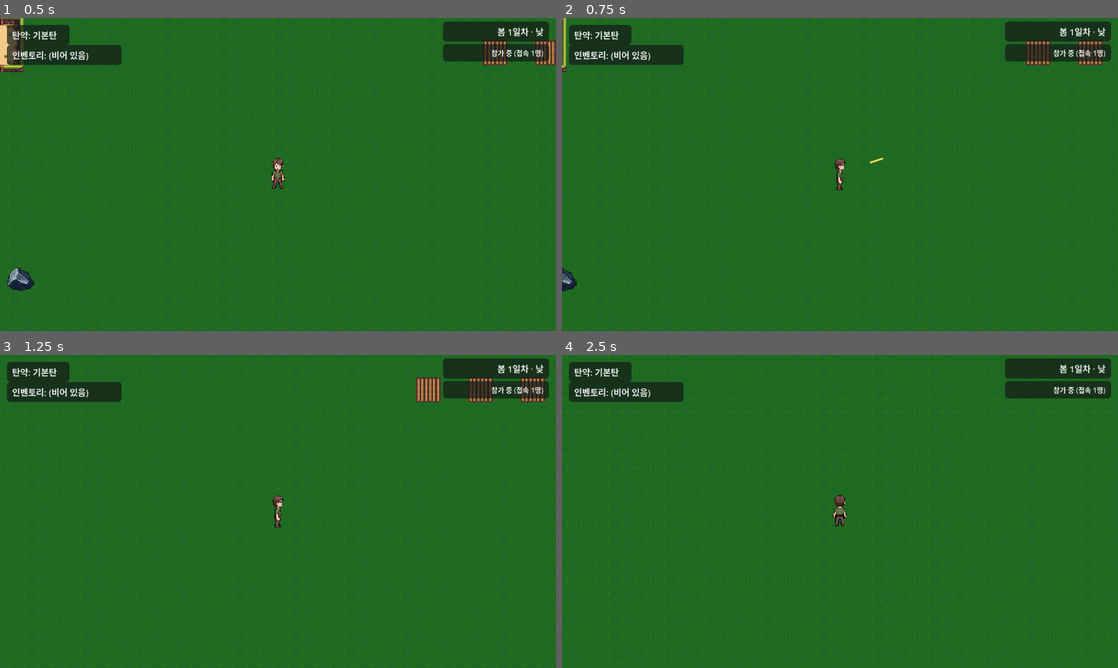
Above: before the commit, frames 1-4 (two rows, left to right).
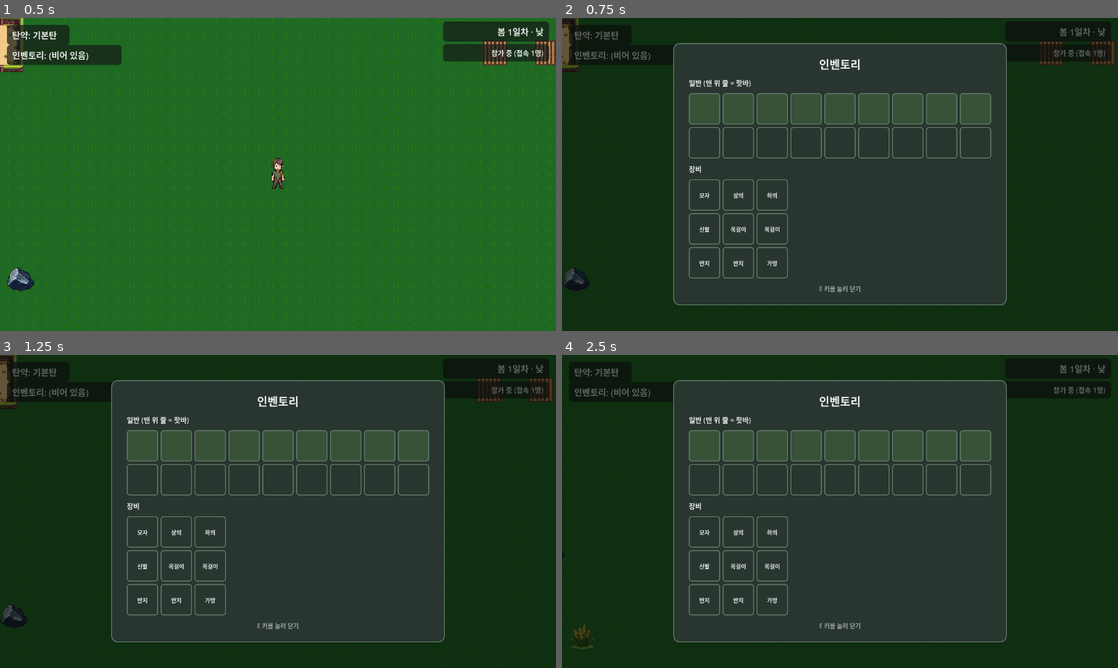
Above: after the commit, the same moments.

Repository: kimtuna/life_game
Game: Godot game, scene res://scenes/world/world.tscn
Two runs of this game, one before a commit and one after it. Both use one fixed random seed, a clock stepped at 60 frames per second and the inputs below. This scene is started directly instead of the project's main scene.
Inputs (mouse positions are in pixels of both pictures, inside the frame that each line leads up to):
- Up to frame 1 (0.5 s): no input
- Up to frame 2 (0.75 s): tap Enter at 0.5 s; move the mouse to (962, 158) at 0.52 s; hold D from 0.53 s (still down); tap E at 0.6 s; click (962, 158) at 0.67 s
- Up to frame 3 (1.25 s): keep holding D
- Up to frame 4 (2.5 s): move the mouse to (728, 527) at 1.27 s; release D at 1.28 s; hold S 1.28-2.03 s; tap E at 1.35, 2.3 s; click (728, 527) at 1.42 s; move the mouse to (895, 442) at 2.02 s; hold D from 2.03 s (still down); tap F at 2.1 s; click (895, 442) at 2.17 s

Frame 1 is identical in both runs. In frame 2, 99% of the frame differs, in the area x 0-100%, y 0-100%; in frame 3, 99%; in frame 4, 99%.

Commit message:
[INBOX #21] 인벤토리를 슬롯 기반(일반 18칸+장비 9칸)으로 전환하고 E키 인벤토리 창 추가
InventoryData를 아이템별 개수 딕셔너리에서 슬롯 배열 구조로 바꿨다. 일반 슬롯
18칸(앞 9칸이 핫바 겸용) + 장비 슬롯 9칸(모자/상의/하의/신발/목걸이2/반지2/가방)이며,
기존 저장 파일(옛 딕셔너리 형식)은 자동 마이그레이션된다. world.tscn/world.gd에
E키로 열고 닫는 인벤토리 창(그리드 UI)을 추가했다.

## 스스로 판단해서 고친 부분
없음.

## 지시받지 않았지만 추가한 개선
없음 (직전 세션이 이미 만들어 놓고 커밋하지 못한 코드를 검증만 다시 하고 그대로
커밋했다 — 바퀴 4/15와 동일한 상황).

## 어려움 / 에러와 해결
- 세션 시작 시점에 이미 inventory_data.gd/world.gd/world.tscn 변경분과 검증용
  임시 스크립트(_tmp_verify21.gd)가 미커밋 상태로 남아 있었다. 코드를 처음부터
  다시 만들지 않고, 실제로 Godot을 실행해 월드 씬을 띄운 뒤 인벤토리에 아이템을
  채우고(핫바 스택 오버플로우 케이스 포함) E키로 인벤토리 창을 연 스크린샷을 찍어
  직접 눈으로 확인했다 — 기존 일시정지 메뉴와 같은 스타일(StyleBoxFlat, 테마)을
  재사용해 통일감이 있고, 핫바 9칸이 배경색으로 구분되고, 99개 초과 스택이 새
  슬롯으로 잘 이어지는 것을 확인해 합격 기준을 통과한다고 판단했다. 검증에 쓴
  임시 스크립트와 스크린샷 PNG는 커밋 전 삭제했다. project.godot의
  `aspect="keep"` 누락은 이번 항목과 무관한 기존 이슈(STATUS.md "막힌 것/보류"
  참고)라 이번에도 스테이징하지 않았다.

Diff:
--- a/game/scenes/world/world.gd
+++ b/game/scenes/world/world.gd
@@ -66,10 +66,19 @@
 @onready var net_label: Label = $UI/HUD/NetPanel/NetLabel
 @onready var day_night_modulate: CanvasModulate = $DayNightModulate
 @onready var rain_overlay: ColorRect = $UI/RainOverlay
+@onready var inventory_window: Control = $UI/InventoryWindow
+@onready var general_grid: GridContainer = $UI/InventoryWindow/CenterContainer/Panel/VBoxContainer/GeneralGrid
+@onready var equipment_grid: GridContainer = $UI/InventoryWindow/CenterContainer/Panel/VBoxContainer/EquipmentGrid
+
+## 장비 슬롯 부위 표시 이름 (InventoryData.EQUIPMENT_SLOT_TYPES와 같은 순서).
+const EQUIPMENT_LABELS := ["모자", "상의", "하의", "신발", "목걸이", "목걸이", "반지", "반지", "가방"]
 
 var _variant: String = "green"
 var _facing: String = "south"
 var _paused: bool = false
+var _inventory_open: bool = false
+var _general_slot_labels: Array = []
+var _equipment_slot_labels: Array = []
 var _ammo_type: String = "normal"
 var _fire_cooldown: float = 0.0
 var _recoil: float = 0.0
@@ -90,7 +99,9 @@
 	_spawn_resource_points()
 	_spawn_farm_plots()
 	_spawn_ranch_zone()
+	_build_inventory_slots()
 	InventoryData.changed.connect(_update_inventory_label)
+	InventoryData.changed.connect(_refresh_inventory_window)
 	_update_inventory_label()
 	TimeData.phase_changed.connect(_on_time_phase_changed)
 	TimeData.day_changed.connect(_on_time_day_changed)
@@ -108,15 +119,21 @@
 
 func _unhandled_input(event: InputEvent) -> void:
 	if event is InputEventKey and event.pressed and not event.echo and event.keycode == KEY_ESCAPE:
-		_set_paused(not _paused)
-	elif event is InputEventMouseButton and event.pressed and not _paused \
+		if _inventory_open:
+			_set_inventory_open(false)
+		else:
+			_set_paused(not _paused)
+	elif event is InputEventKey and event.pressed and not event.echo and event.keycode == KEY_E \
+			and not _paused:
+		_set_inventory_open(not _inventory_open)
+	elif event is InputEventMouseButton and event.pressed and not _paused and not _inventory_open \
 			and event.button_index == MOUSE_BUTTON_RIGHT:
 		_ammo_type = "tranq" if _ammo_type == "normal" else "normal"
 		_update_ammo_label()
 
 
 func _physics_process(delta: float) -> void:
-	if _paused:
+	if _paused or _inventory_open:
 		return
 
 	var input_dir := Vector2.ZERO
@@ -255,6 +272,81 @@
 	add_child(zone)
 
 
+## 인벤토리 창의 일반 18칸 + 장비 9칸 슬롯 셀을 한 번만 만들어둔다 (INBOX #21).
+## 슬롯 배경색으로 핫바(맨 위 9칸)와 일반 슬롯을 구분한다.
+func _build_inventory_slots() -> void:
+	var hotbar_style := _make_slot_style(Color(0.22, 0.32, 0.22, 1))
+	var normal_style := _make_slot_style(Color(0.157, 0.212, 0.184, 1))
+	for i in range(InventoryData.GENERAL_SLOT_COUNT):
+		var style := hotbar_style if i < InventoryData.HOTBAR_SIZE else normal_style
+		var cell := _make_slot_cell(style)
+		general_grid.add_child(cell)
+		_general_slot_labels.append(cell.get_node("Label"))
+	for i in range(InventoryData.EQUIPMENT_SLOT_TYPES.size()):
+		var cell := _make_slot_cell(normal_style)
+		equipment_grid.add_child(cell)
+		_equipment_slot_labels.append(cell.get_node("Label"))
+
+
+func _make_slot_style(bg: Color) -> StyleBoxFlat:
+	var style := StyleBoxFlat.new()
+	style.bg_color = bg
+	style.border_width_left = 2
+	style.border_width_top = 2
+	style.border_width_right = 2
+	style.border_width_bottom = 2
+	style.border_color = Color(0.4, 0.49, 0.44, 1)
+	style.corner_radius_top_left = 6
+	style.corner_radius_top_right = 6
+	style.corner_radius_bottom_right = 6
+	style.corner_radius_bottom_left = 6
+	return style
+
+
+func _make_slot_cell(style: StyleBoxFlat) -> PanelContainer:
+	var cell := PanelContainer.new()
+	cell.custom_minimum_size = Vector2(72, 72)
+	cell.add_theme_stylebox_override("panel", style)
+	var label := Label.new()
+	label.name = "Label"
+	label.horizontal_alignment = HORIZONTAL_ALIGNMENT_CENTER
+	label.vertical_alignment = VERTICAL_ALIGNMENT_CENTER
+	label.add_theme_font_size_override("font_size", 13)
+	cell.add_child(label)
+	return cell
+
+
+func _set_inventory_open(value: bool) -> void:
+	_inventory_open = value
+	inventory_window.visible = value
+	if value:
+		_refresh_inventory_window()
+
+
+## 일반 슬롯은 담긴 아이템 이름/개수를, 장비 슬롯은 부위 이름(비었을 때) 또는
+## 부위+아이템 이름(찼을 때)을 보여준다.
+func _refresh_inventory_window() -> void:
+	var general_slots := InventoryData.get_general_slots()
+	for i in range(general_slots.size()):
+		var slot = general_slots[i]
+		var label: Label = _general_slot_labels[i]
+		if slot == null:
+			label.text = ""
+		else:
+			var display: String = ITEM_LABELS.get(slot["item"], slot["item"])
+			label.text = "%s\nx%d" % [display, slot["count"]]
+	var equipment_slots := InventoryData.get_equipment_slots()
+	for i in range(equipment_slots.size()):
+		var slot = equipment_slots[i]
+		var label: Label = _equipment_slot_labels[i]
+		var part_name: String = EQUIPMENT_LABELS[i]
+		if slot == null:
+			label.text = part_name
+		else:
+			var display: String = ITEM_LABELS.get(slot["item"], slot["item"])
+			label.text = "%s\n%s" % [part_name, display]
+
+
 func _update_inventory_label() -> void:
 	var counts := InventoryData.all_counts()
 	if counts.is_empty():
--- a/game/scenes/world/world.tscn
+++ b/game/scenes/world/world.tscn
@@ -146,6 +146,80 @@
 mouse_filter = 2
 color = Color(0.4, 0.5, 0.7, 0.22)
 
+[node name="InventoryWindow" type="Control" parent="UI"]
+visible = false
+layout_mode = 3
+anchors_preset = 15
+anchor_right = 1.0
+anchor_bottom = 1.0
+grow_horizontal = 2
+grow_vertical = 2
+theme = ExtResource("2_theme")
+mouse_filter = 1
+
+[node name="Dim" type="ColorRect" parent="UI/InventoryWindow"]
+layout_mode = 1
+anchors_preset = 15
+anchor_right = 1.0
+anchor_bottom = 1.0
+grow_horizontal = 2
+grow_vertical = 2
+color = Color(0.02, 0.03, 0.02, 0.6)
+
+[node name="CenterContainer" type="CenterContainer" parent="UI/InventoryWindow"]
+layout_mode = 1
+anchors_preset = 15
+anchor_right = 1.0
+anchor_bottom = 1.0
+grow_horizontal = 2
+grow_vertical = 2
+
+[node name="Panel" type="PanelContainer" parent="UI/InventoryWindow/CenterContainer"]
+layout_mode = 2
+theme_override_styles/panel = SubResource("StyleBoxFlat_pause_panel")
+
+[node name="VBoxContainer" type="VBoxContainer" parent="UI/InventoryWindow/CenterContainer/Panel"]
+layout_mode = 2
+theme_override_constants/separation = 12
+alignment = 1
+
+[node name="Title" type="Label" parent="UI/InventoryWindow/CenterContainer/Panel/VBoxContainer"]
+layout_mode = 2
+size_flags_horizontal = 4
+theme_override_font_sizes/font_size = 26
+text = "인벤토리"
+horizontal_alignment = 1
+
+[node name="GeneralLabel" type="Label" parent="UI/InventoryWindow/CenterContainer/Panel/VBoxContainer"]
+layout_mode = 2
+theme_override_font_sizes/font_size = 16
+text = "일반 (맨 위 줄 = 핫바)"
+
+[node name="GeneralGrid" type="GridContainer" parent="UI/InventoryWindow/CenterContainer/Panel/VBoxContainer"]
+layout_mode = 2
+columns = 9
+theme_override_constants/h_separation = 6
+theme_override_constants/v_separation = 6
+
+[node name="EquipmentLabel" type="Label" parent="UI/InventoryWindow/CenterContainer/Panel/VBoxContainer"]
+layout_mode = 2
+theme_override_font_sizes/font_size = 16
+text = "장비"
+
+[node name="EquipmentGrid" type="GridContainer" parent="UI/InventoryWindow/CenterContainer/Panel/VBoxContainer"]
+layout_mode = 2
+columns = 3
+theme_override_constants/h_separation = 6
+theme_override_constants/v_separation = 6
+
+[node name="CloseHint" type="Label" parent="UI/InventoryWindow/CenterContainer/Panel/VBoxContainer"]
+layout_mode = 2
+size_flags_horizontal = 4
+theme_override_font_sizes/font_size = 14
+horizontal_alignment = 1
+modulate = Color(1, 1, 1, 0.6)
+text = "E 키를 눌러 닫기"
+
 [node name="PauseMenu" type="Control" parent="UI"]
 visible = false
 layout_mode = 3
--- a/game/scripts/inventory_data.gd
+++ b/game/scripts/inventory_data.gd
@@ -1,25 +1,77 @@
 extends Node
-## 오토로드 싱글톤: 인벤토리(아이템 종류·개수) 상태를 담당한다. (INBOX #10)
+## 오토로드 싱글톤: 인벤토리(슬롯 기반) 상태를 담당한다. (INBOX #21)
+## 일반 슬롯 18칸(그중 앞 9칸이 핫바를 겸함) + 장비 슬롯 9칸(고정 부위)으로 구성된다.
 ## `user://inventory.save`에 JSON으로 저장해 앱을 껐다 켜도 아이템이 유지된다.
 
 const SAVE_PATH := "user://inventory.save"
 
-## 인벤토리 변화(HUD 갱신용) 신호.
+const GENERAL_SLOT_COUNT := 18
+const HOTBAR_SIZE := 9
+const STACK_MAX := 99
+
+## 장비 슬롯 부위(고정 순서). DESIGN.md "인벤토리 / 장비" 절 그대로: 모자1/상의1/하의1/
+## 신발1/목걸이2/반지2/가방1.
+const EQUIPMENT_SLOT_TYPES := [
+	"hat", "top", "bottom", "shoes",
+	"necklace", "necklace", "ring", "ring", "bag",
+]
+
+## 인벤토리 변화(HUD/인벤토리 창 갱신용) 신호.
 signal changed
 
-var _counts: Dictionary = {}
+## 일반 슬롯: 각 원소는 null(빈 슬롯) 또는 {"item": String, "count": int}.
+var _general_slots: Array = []
+## 장비 슬롯: 각 원소는 null(빈 슬롯) 또는 {"item": String}. 부위는 EQUIPMENT_SLOT_TYPES 참고.
+var _equipment_slots: Array = []
 
 
 func _ready() -> void:
+	_general_slots.resize(GENERAL_SLOT_COUNT)
+	_equipment_slots.resize(EQUIPMENT_SLOT_TYPES.size())
 	_load()
 
 
-func get_count(item_name: String) -> int:
-	return _counts.get(item_name, 0)
+## ---- 슬롯 조회 (인벤토리 창 UI용) ----
+
+func get_general_slots() -> Array:
+	return _general_slots.duplicate(true)
 
 
+func get_equipment_slots() -> Array:
+	return _equipment_slots.duplicate(true)
+
+
+## ---- 기존 카운트 기반 API (사냥/채집/채광/농사/목장 호출부 호환용) ----
+
+func get_count(item_name: String) -> int:
+	var total := 0
+	for slot in _general_slots:
+		if slot != null and slot.get("item") == item_name:
+			total += slot.get("count", 0)
+	return total
+
+
+## 같은 아이템이 이미 있는 슬롯부터 채우고, 남으면 빈 슬롯에 새 스택을 만든다.
+## 빈 슬롯이 모자라 다 못 넣으면 넣은 만큼만 넣는다(18칸이 넉넉해 실사용에서는 거의
+## 발생하지 않는다).
 func add_item(item_name: String, amount: int) -> void:
-	_counts[item_name] = get_count(item_name) + amount
+	var remaining := amount
+	for i in range(_general_slots.size()):
+		if remaining <= 0:
+			break
+		var slot = _general_slots[i]
+		if slot != null and slot.get("item") == item_name and slot.get("count", 0) < STACK_MAX:
+			var space: int = STACK_MAX - int(slot["count"])
+			var add: int = min(space, remaining)
+			slot["count"] = int(slot["count"]) + add
+			remaining -= add
+	for i in range(_general_slots.size()):
+		if remaining <= 0:
+			break
+		if _general_slots[i] == null:
+			var add: int = min(STACK_MAX, remaining)
+			_general_slots[i] = {"item": item_name, "count": add}
+			remaining -= add
 	_save()
 	changed.emit()
 
@@ -28,25 +80,44 @@
 	return get_count(item_name) >= amount
 
 
-## 성공하면 true를 반환하고 개수를 뺀다. 보유량이 부족하면 아무것도 바꾸지 않고 false.
+## 성공하면 true를 반환하고 개수를 뺀다(다 빠진 슬롯은 다시 빈 슬롯이 된다). 보유량이
+## 부족하면 아무것도 바꾸지 않고 false.
 func remove_item(item_name: String, amount: int) -> bool:
 	if not has_item(item_name, amount):
 		return false
-	_counts[item_name] = get_count(item_name) - amount
+	var remaining := amount
+	for i in range(_general_slots.size()):
+		if remaining <= 0:
+			break
+		var slot = _general_slots[i]
+		if slot != null and slot.get("item") == item_name:
+			var take: int = min(int(slot["count"]), remaining)
+			slot["count"] = int(slot["count"]) - take
+			remaining -= take
+			if int(slot["count"]) <= 0:
+				_general_slots[i] = null
 	_save()
 	changed.emit()
 	return true
 
 
 func all_counts() -> Dictionary:
-	return _counts.duplicate()
+	var counts := {}
+	for slot in _general_slots:
+		if slot != null:
+			var item: String = slot["item"]
+			counts[item] = counts.get(item, 0) + int(slot["count"])
+	return counts
 
 
 func _save() -> void:
 	var file := FileAccess.open(SAVE_PATH, FileAccess.WRITE)
 	if file == null:
 		return
-	file.store_string(JSON.stringify(_counts))
+	file.store_string(JSON.stringify({
+		"general": _general_slots,
+		"equipment": _equipment_slots,
+	}))
 
 
 func _load() -> void:
@@ -56,5 +127,18 @@
 	if file == null:
 		return
 	var parsed = JSON.parse_string(file.get_as_text())
-	if parsed is Dictionary:
-		_counts = parsed
+	if parsed is Dictionary and parsed.has("general"):
+		_load_slots(_general_slots, parsed.get("general", []))
+		_load_slots(_equipment_slots, parsed.get("equipment", []))
+	elif parsed is Dictionary:
+		# 옛 저장 형식(아이템명 -> 개수 딕셔너리, INBOX #21 이전)에서 마이그레이션한다.
+		for item_name in parsed.keys():
+			var count := int(parsed[item_name])
+			if count > 0:
+				add_item(item_name, count)
+
+
+func _load_slots(target: Array, saved: Array) -> void:
+	for i in range(target.size()):
+		if i < saved.size() and saved[i] != null:
+			target[i] = saved[i]
